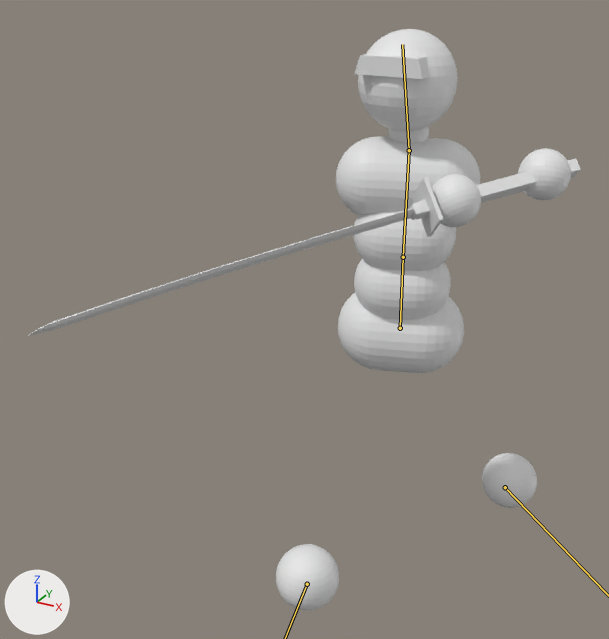
Two versions of the glTF model assets/models/simple_combat_char.glb, one commit apart.
Both versions are drawn from a 50 mm lens placed at (0.85, -2.61, 1.88), pointed at (-0.2, -0.7, 0.93). The axes (+X, +Y, +Z) are drawn at lower left. The lights are the same throughout. Both versions are drawn at frame 4 of the action 'Hold_guard_walking'; the numbers are the values there. The bones that change are drawn over the model as lines.

Names of what the first picture shows: 'Body', 'Sword'.
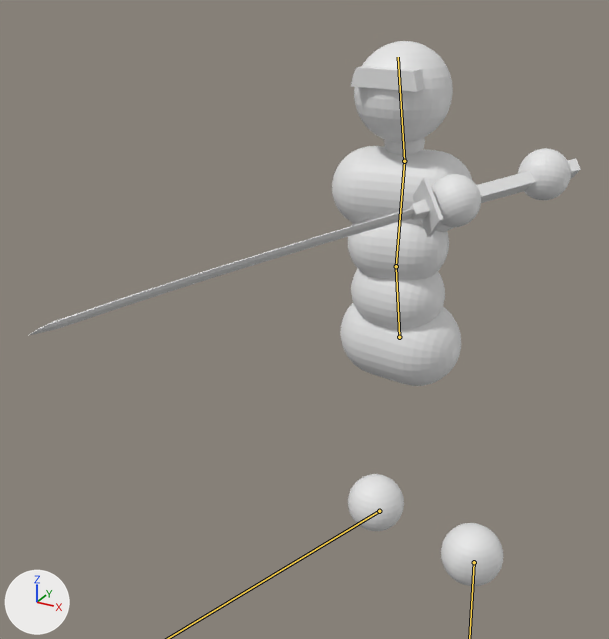
Commit message: Some hold guard slow walk tuning.

What differs and where, as boxes (x1, y1, x2, y2) in the pictures (609 x 639 px):
```json
{"object": "Body", "change": "posed", "before": [276, 29, 571, 611], "after": [332, 41, 571, 586], "on screen": "19% narrower, 6% shorter"}
{"bone": "Lower back", "before": "(400, 328) to (403, 257)", "after": "(399, 337) to (396, 266)"}
{"bone": "Upper back", "before": "(403, 257) to (409, 150)", "after": "(396, 266) to (404, 161)"}
{"bone": "Head", "before": "(409, 150) to (402, 44)", "after": "(404, 161) to (398, 57)"}
```

Scene script edits in JSON lines:
```json
{"block": "bone_lower_back", "where": "bone_lower_back = bpy.data.objects['Armature'].pose.bones['Lower back']  # child of 'Root bone'"}
{"op": "set", "path": "bone_lower_back.location", "old": "(0.0, -0.059, -0.006)", "new": "(0.0, -0.088, -0.009)"}
{"op": "set", "path": "bone_lower_back.rotation_quaternion", "old": "(-0.986, 0.041, -0.16, -0.022)", "new": "(-0.998, 0.041, 0.055, 0.008)", "note": "degrees (-4, 19, 2) -> degrees (-5, -6, -1)"}
{"block": "bone_upper_back", "where": "bone_upper_back = bpy.data.objects['Armature'].pose.bones['Upper back']  # child of 'Lower back'"}
{"op": "set", "path": "bone_upper_back.rotation_quaternion", "old": "(0.999, 0.049, 0.014, 0.0)", "new": "(0.988, 0.048, 0.143, -0.014)", "note": "degrees (6, 2, 0) -> degrees (5, 17, -1)"}
{"block": "bone_head", "where": "bone_head = bpy.data.objects['Armature'].pose.bones['Head']  # child of 'Upper back'"}
{"op": "set", "path": "bone_head.rotation_quaternion", "old": "(0.986, 0.0, -0.159, -0.047)", "new": "(0.997, 0.0, -0.076, -0.023)", "note": "degrees (1, -18, -6) -> degrees (0, -9, -3)"}
{"block": "bone_foot_l", "where": "bone_foot_l = bpy.data.objects['Armature'].pose.bones['Foot.L']  # child of 'Root bone'"}
{"op": "set", "path": "bone_foot_l.location", "old": "(-0.16, -0.403, 0.305)", "new": "(0.007, -0.004, 0.15)"}
{"op": "set", "path": "bone_foot_l.rotation_quaternion", "old": "(0.916, 0.366, -0.162, -0.022)", "new": "(0.999, -0.042, 0.019, 0.003)", "note": "degrees (45, -16, -9) -> degrees (-5, 2, 0)"}
{"block": "bone_foot_r", "where": "bone_foot_r = bpy.data.objects['Armature'].pose.bones['Foot.R']  # child of 'Root bone'"}
{"op": "set", "path": "bone_foot_r.location", "old": "(-0.106, 0.252, -0.099)", "new": "(0.063, -0.149, 0.045)"}
{"op": "set", "path": "bone_foot_r.rotation_quaternion", "old": "(0.97, -0.22, -0.097, -0.013)", "new": "(0.986, 0.155, 0.068, 0.009)", "note": "degrees (-26, -11, 1) -> degrees (18, 8, 2)"}
```
